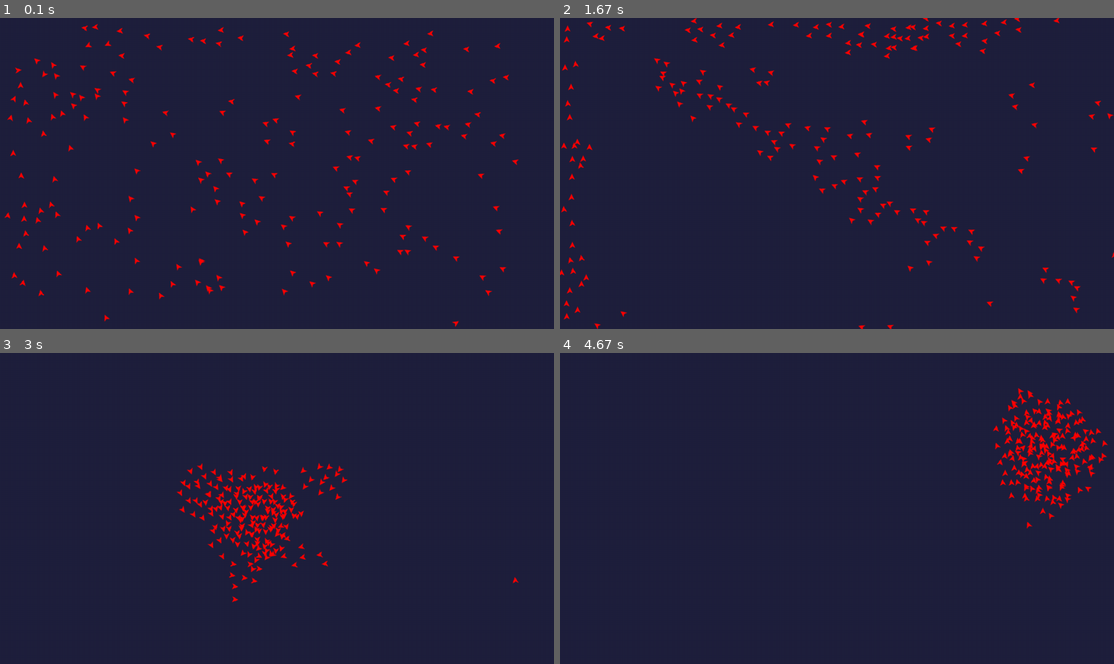
Above: before the commit, frames 1-4 (two rows, left to right).
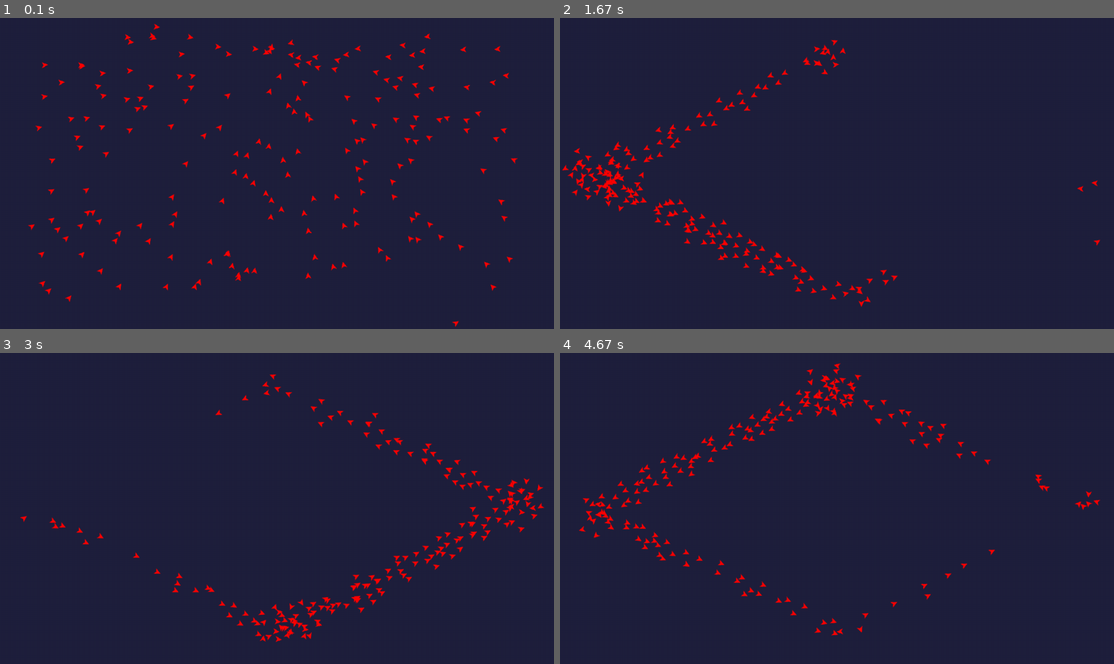
Above: after the commit, the same moments.

Repository: heitor-azambuja/pygame-boids
Game: pygame game, started from main.py
Two runs of this game, one before a commit and one after it. Both use one fixed random seed, a clock stepped at 60 frames per second and the inputs below.
Inputs (mouse positions are in pixels of both pictures, inside the frame that each line leads up to):
- Up to frame 1 (0.1 s): no input
- Up to frame 2 (1.67 s): no input
- Up to frame 3 (3 s): click (288, 402) at 2.38 s; click (249, 589) at 2.72 s
- Up to frame 4 (4.67 s): click (820, 455) at 3.05 s; click (759, 443) at 3.38 s; click (981, 480) at 3.72 s; click (1008, 502) at 4.05 s; click (953, 452) at 4.38 s

The runs differ from the first frame. In frame 1, 4.4% of the frame differs, in the area x 0-94%, y 1-98%; in frame 2, 4.3%; in frame 3, 4.3%; in frame 4, 4.2%.

Commit message:
Implemented path following behaviour.

Diff:
--- a/boids.py
+++ b/boids.py
@@ -26,6 +26,9 @@
         self.colored_image = self.image.copy()   # Save the colored image.
 
         self.rotate()
+
+        if BOID_FOLLOW_BEHAVIOUR == FOLLOW_PATH_LIST:
+            self.path_index = 0
 
 
     def rotate(self):
@@ -70,9 +73,17 @@
             #  update boid velocity
             self.velocity += (separation * SEPARATION_MULTIPLIER) + (alignment * ALIGNMENT_MULTIPLIER) + (cohesion * COHESION_MULTIPLIER)
 
-            if BOID_FOLLOW_BEHAVIOR == FOLLOW_MOUSE:
+            if BOID_FOLLOW_BEHAVIOUR == FOLLOW_MOUSE:
                 mouse_pos = Vector2(pg.mouse.get_pos())
                 pos_diff = mouse_pos - center
+                self.velocity += (pos_diff * GLOBAL_GOAL_MULTIPLIER)
+            elif BOID_FOLLOW_BEHAVIOUR == FOLLOW_PATH_LIST:
+                goal_pos = Vector2(PATH_LIST[self.path_index])
+                pos_diff = goal_pos - center
+                if pos_diff.length() <= GLOAL_REACH_THRESHOLD:
+                    self.path_index += 1
+                    if self.path_index >= len(PATH_LIST):
+                        self.path_index = 0
                 self.velocity += (pos_diff * GLOBAL_GOAL_MULTIPLIER)
 
         #  limit velocity
--- a/globals.py
+++ b/globals.py
@@ -1,3 +1,5 @@
+from pygame.math import Vector2
+
 #  Screen
 WIDTH = 1280
 HEIGHT = 720
@@ -35,10 +37,13 @@
     (0,255,127),  # Teal
 ]
 
-#  Path folloing
+#  Path following
 UNBOUND = 0
 FOLLOW_MOUSE = 1
 FOLLOW_PATH_LIST = 2
-# BOID_FOLLOW_BEHAVIOR = UNBOUND
-BOID_FOLLOW_BEHAVIOR = FOLLOW_MOUSE
-GLOBAL_GOAL_MULTIPLIER = 0.01
+# BOID_FOLLOW_BEHAVIOUR = UNBOUND
+#BOID_FOLLOW_BEHAVIOUR = FOLLOW_MOUSE
+BOID_FOLLOW_BEHAVIOUR = FOLLOW_PATH_LIST
+GLOBAL_GOAL_MULTIPLIER = 0.05
+PATH_LIST = [Vector2(640, 80), Vector2(80, 360), Vector2(640, 640), Vector2(1200, 360)]
+GLOAL_REACH_THRESHOLD = 20
